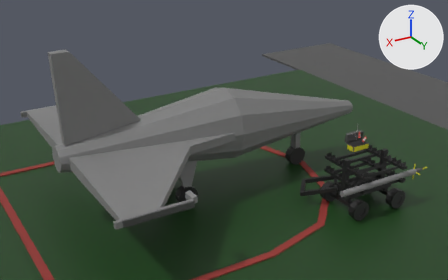
Two versions of the glTF model work_process/anim-ais_pod-3.glb, one commit apart.
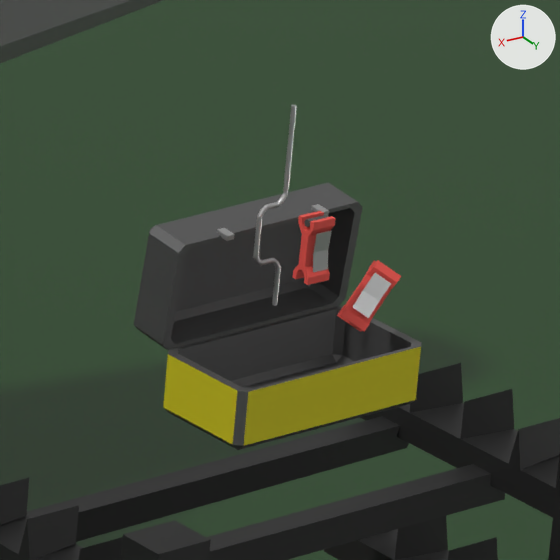
Each version appears first whole from a 50 mm lens placed at (55.0, 58.2, 34.9), pointed at (21.1, 1.6, 6.6), and next in a close-up on the part from 74% to 85% of the width and 41% to 58% of the height. The lights are fixed; the arrows at upper right show +X, +Y and +Z. Both versions are drawn at frame 28 of the action 'Scene'; the numbers are the values there.

Objects in the first close-up: 'Igloo_Only_Floor', 'M-4', 'Snuver_1', 'Snuver_2', 'SpeedHandle', 'TA-50', 'ToolBox'.
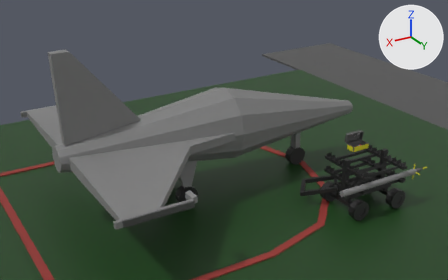
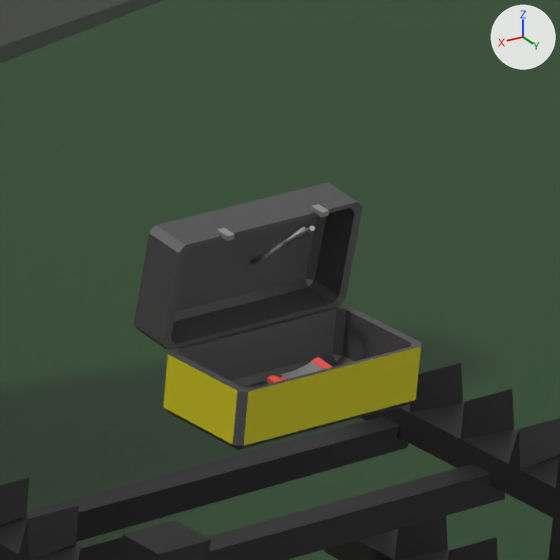
Where the change shows, as pixel boxes [x1, y1, x2, y2] in the close-ups (560 x 560 px):
'Snuver_1', moved, turned
    before: [292, 211, 336, 285]
    after: [267, 357, 332, 384]
'Snuver_2', moved, turned (not visible afterwards)
    before: [337, 260, 401, 332]
'SpeedHandle', moved, turned
    before: [253, 105, 297, 306]
    after: [251, 226, 315, 265]

What changed in the scene script:
```text
Change ob_speedhandle:
    ob_speedhandle.location: (10.8, 12.35, 9.26) -> (10.8, 12.35, 8.86)
    ob_speedhandle.rotation_euler: (-1.571, -1.579, 0.0) -> (0.565, -0.563, 1.126)  # degrees (-90, -90, 0) -> degrees (32, -32, 65)
Change ob_snuver_1:
    ob_snuver_1.location: (10.87, 12.85, 9.04) -> (10.87, 12.85, 7.69)
    ob_snuver_1.rotation_euler: (-1.571, 1.563, 0.0) -> (-0.117, 0.116, -0.00714)  # degrees (-90, 90, 0) -> degrees (-6.7, 6.6, -0.4)
Change ob_snuver_2:
    ob_snuver_2.location: (10.13, 12.86, 8.4) -> (10.13, 12.87, 7.59)
    ob_snuver_2.rotation_euler: (-0.884, 0.879, -0.00338) -> (0.0, 0.0, -0.00771)  # degrees (-51, 50, -0.2) -> degrees (0, 0, -0.4)
```
